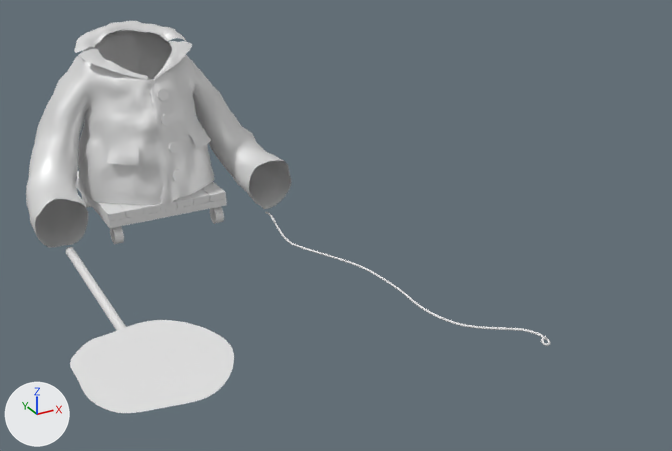
Renders of the FBX model Assets/Content/Exhibitions-Arts/1-K-Rezine/Meshes/3.2-board.fbx from each side of a commit.
Both versions are drawn from a camera (50 mm lens) standing at (-5.28, -17.72, 7.6) and looking at (1.77, -4.88, 1.18). The axes (+X, +Y, +Z) are drawn at lower left. The lights are the same throughout. Where no turn or scale is listed for an object, it has been applied to the vertices. Vertices at the same position are counted once.

Names of what the first picture shows: 'board', 'pidjak'.
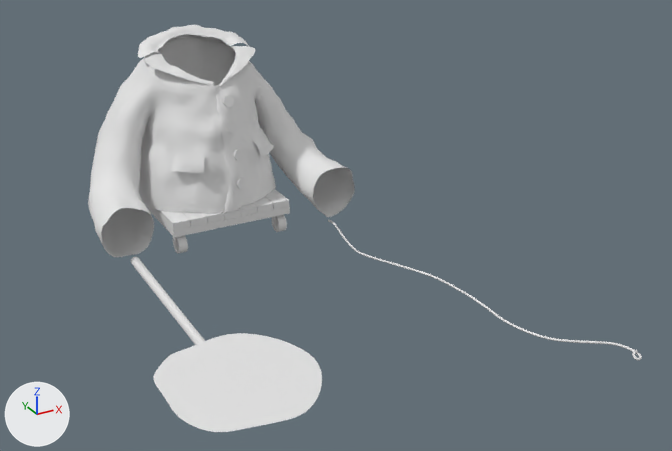
Boxes (x1, y1, x2, y2) around the edits, measured in the pictures (672 x 451 px):
'board', reshaped, moved (14% wider, 68% taller): before (66, 171, 550, 413); after (88, 25, 642, 432)
'pidjak', deleted: before (26, 21, 291, 247)
part 1 of me_plane_015, added: after (88, 25, 355, 257)
part 2 of me_plane_015, added: after (223, 95, 246, 189)

What the commit changed:
me_plane_015 is used by ob_board; location (0.0, 0.0, 0.0).
me_plane_015 had 1825 vertices, 2116 faces and spanned x -3.07..3.76, y -8.33..1.32, z -0.03..0.67.
me_plane_015 now has 4779 vertices, 9054 faces and spans x -3.07..3.76, y -8.33..1.33, z -0.03..3.83.
me_plane_015 part 1: a new loose piece of 2906 vertices spanning x -2.62..2.61, y -1.52..1.33, z 0.21..3.83, in mat_pidjak_mat (white #e7e7e7).
me_plane_015 part 2: 48 vertices added at x 0.04..0.35, y -1.31..-0.86, z 1.08..2.83.
me_plane_015 now uses material mat_pidjak_mat (white #e7e7e7).
Object 'pidjak' (ob_pidjak) is deleted.
Object 'board' (ob_board) moves from (0.0, 0.0, 0.0) to (0.94, -0.99, 0.0).
